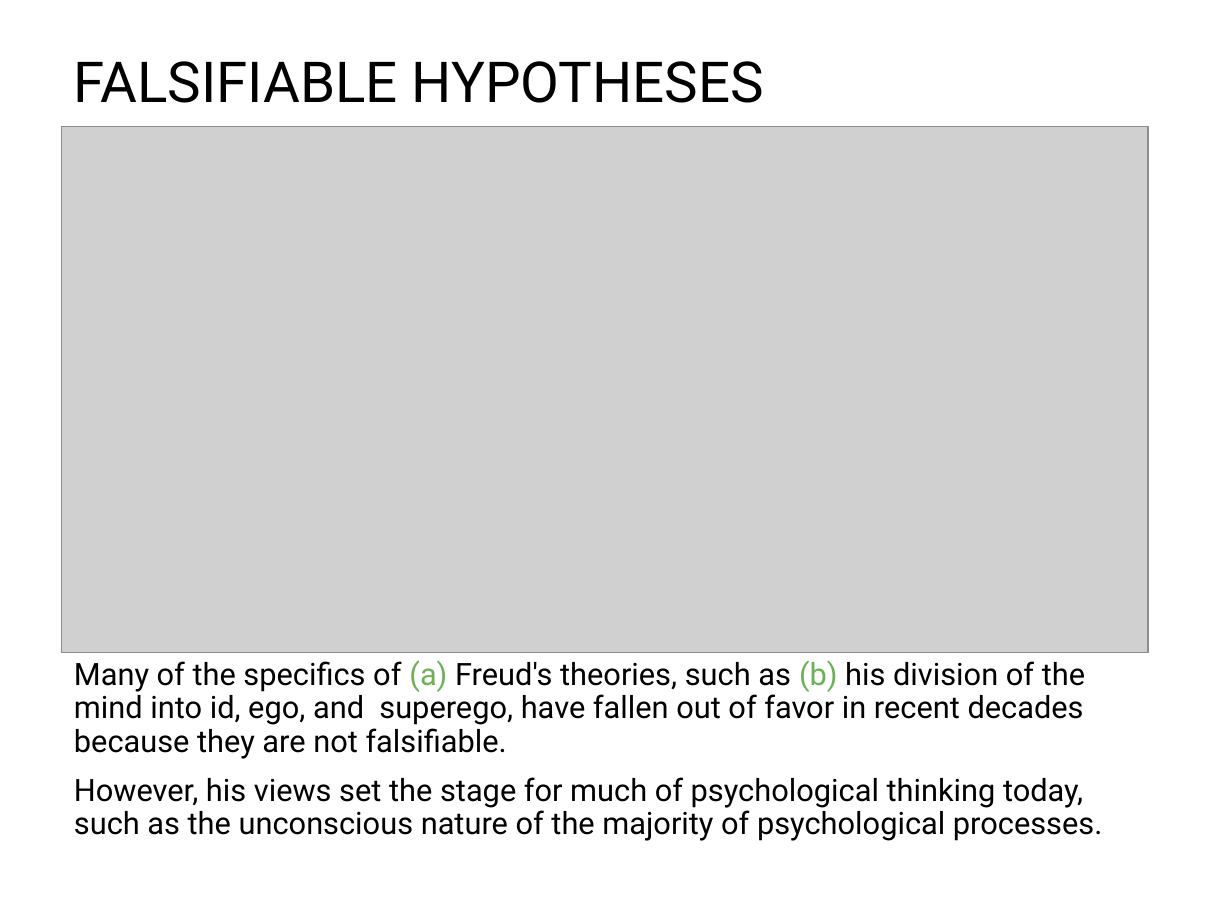
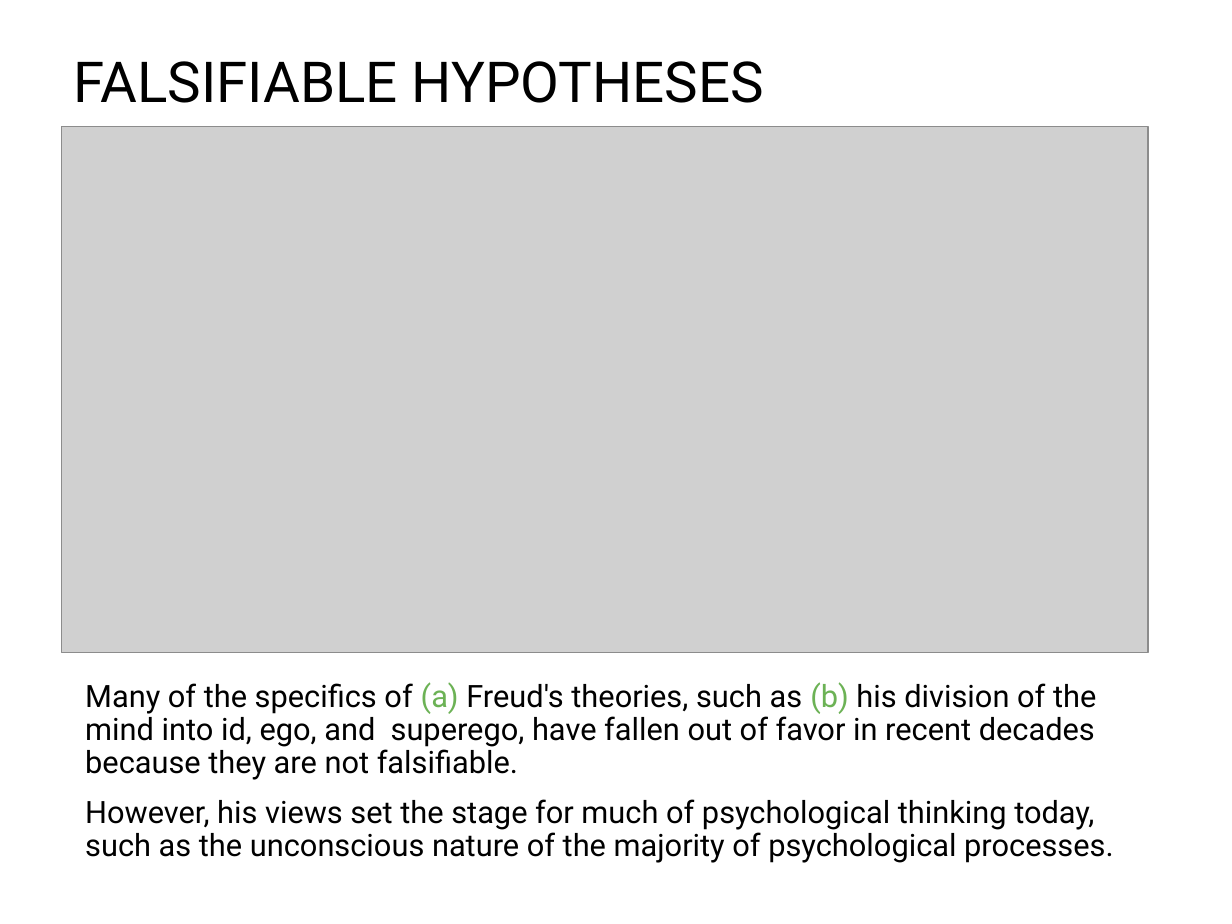
Before and after one commit to npm27/Teaching-Materials, a slide deck: slide 14 of Gen Psych II/Slides/2 Research in Psych.pptx. Drawn at 1232x924 pixels with LibreOffice and Linux fonts; fonts in the diff are those of the drawing; grey boxes stand for pictures. Boxes give left, top, right and bottom in pixels: in the first picture for what was removed or moved away, otherwise in the second. Text is boxed around its words. In the diff, an @@ line names an element or a change of style, - is before the commit and + after.

```diff
--- a/Gen Psych II/Slides/2 Research in Psych.pptx
+++ b/Gen Psych II/Slides/2 Research in Psych.pptx
@@ text "Many of the specifics of ...": place and size @@
-text "Many of the specifics of ..." at [74, 660, 1102, 841]
+text "Many of the specifics of ..." at [85, 682, 1113, 863]
```
Also in this commit, not shown: 1 other slide changed, 3 other files.
